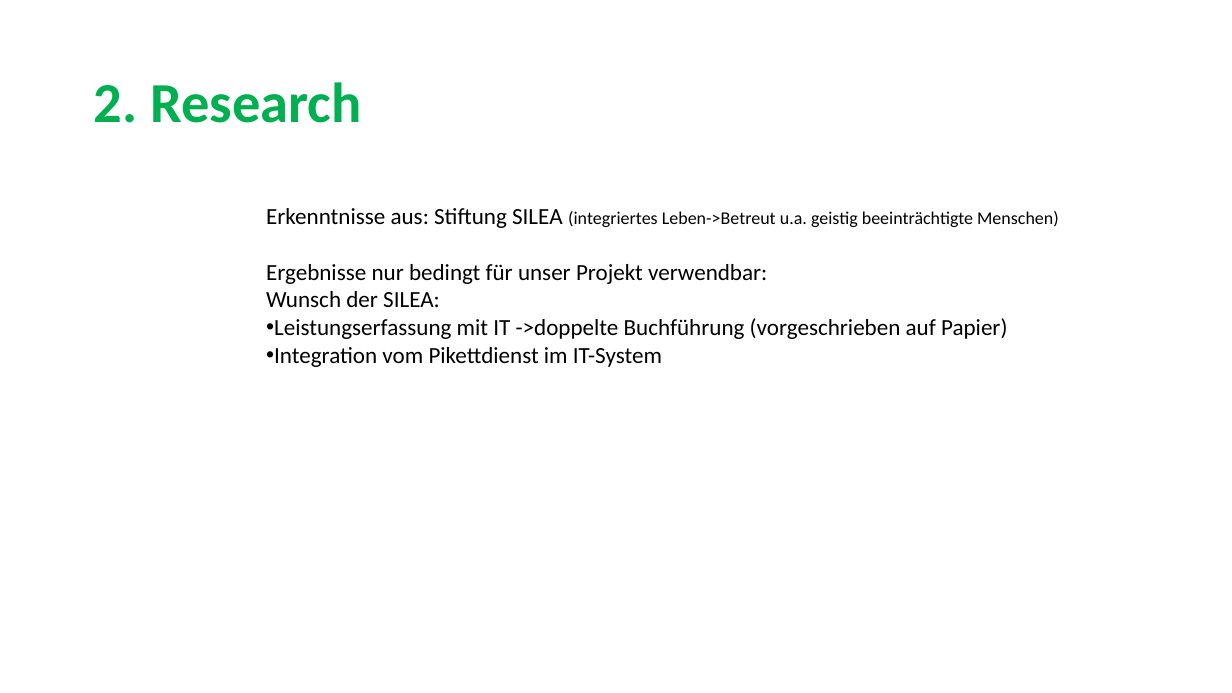
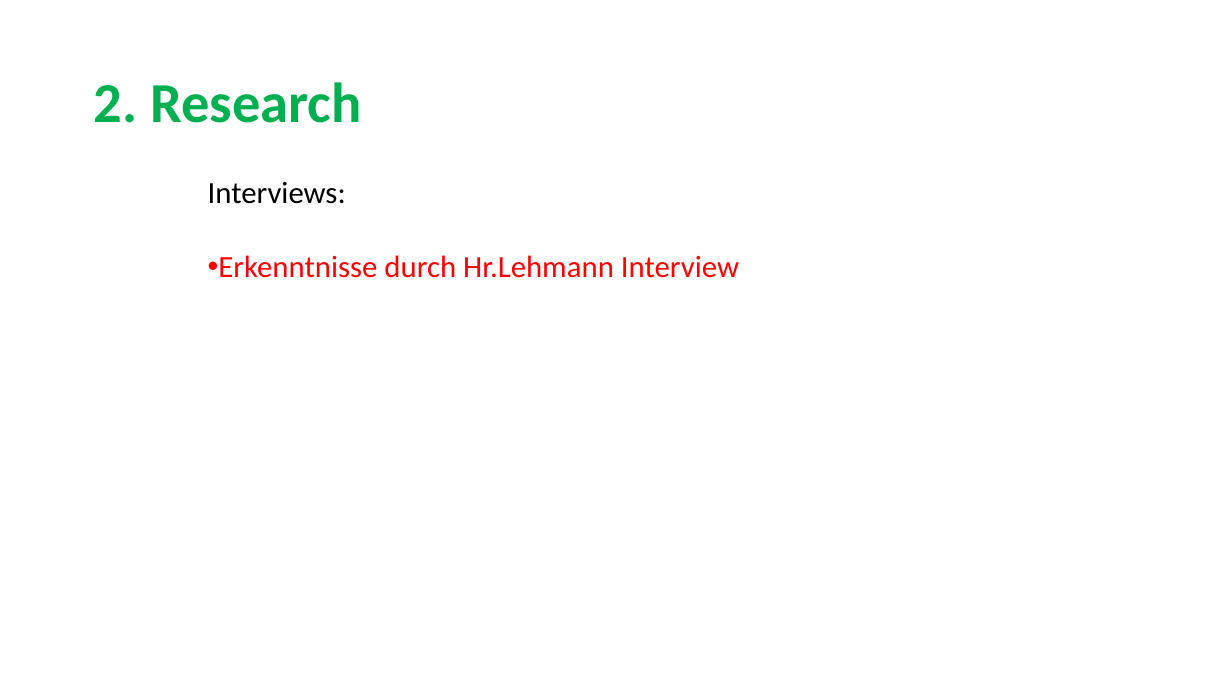
Before and after one commit to sarahmele/ch.bfh.btx8081.w2015.green, a slide deck: slide 5 of doc/task03/Task3.pptx. Drawn at 1232x693 pixels with LibreOffice and Linux fonts; fonts in the diff are those of the drawing. Boxes give left, top, right and bottom in pixels: in the first picture for what was removed or moved away, otherwise in the second. Text is boxed around its words. In the diff, an @@ line names an element or a change of style, - is before the commit and + after.

```diff
--- a/doc/task03/Task3.pptx
+++ b/doc/task03/Task3.pptx
@@ text at (208, 182, 739, 278): text changed; size 18 to 24 pt; text colour #000000 to #FF0000 @@
-Erkenntnisse aus: Stiftung SILEA (integriertes Leben->Betreut u.a. geistig beeinträchtigte Menschen)
-Ergebnisse nur bedingt für unser Projekt verwendbar:
-Wunsch der SILEA:
-• Leistungserfassung mit IT ->doppelte Buchführung (vorgeschrieben auf Papier)
-• Integration vom Pikettdienst im IT-System
+Interviews:
+• Erkenntnisse durch Hr.Lehmann Interview
```
Also in this commit, not shown: 8 other slides changed.
